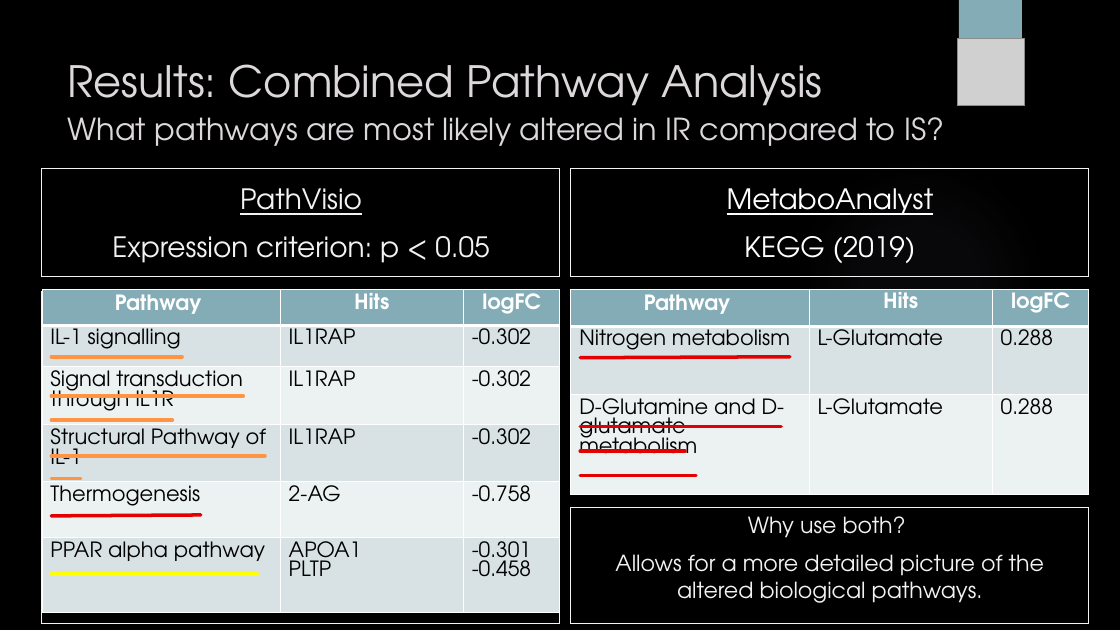
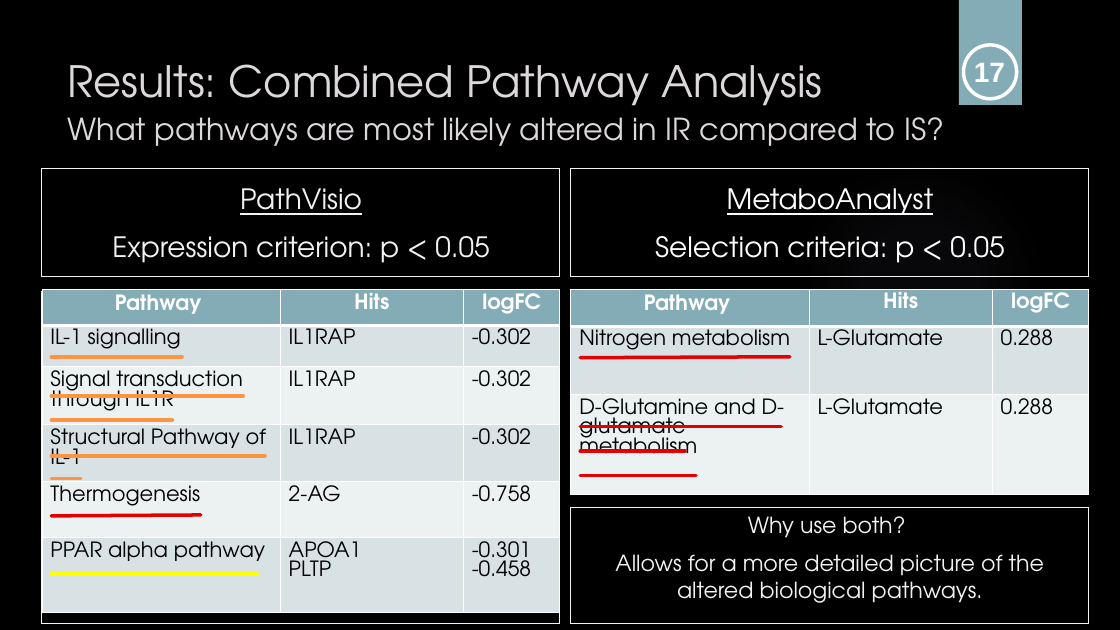
Before and after one commit to sabdeolive/Sabrina_BMS_Bachelor-Internship, a slide deck: slide 27 of Final Presentation.pptx (slide 18 before the commit). Drawn at 1120x630 pixels with LibreOffice and Linux fonts; fonts in the diff are those of the drawing; grey boxes stand for pictures; background and template pictures are left out. Boxes give left, top, right and bottom in pixels: in the first picture for what was removed or moved away, otherwise in the second. Text is boxed around its words. In the diff, an @@ line names an element or a change of style, - is before the commit and + after.

```diff
--- a/Final Presentation.pptx
+++ b/Final Presentation.pptx
@@ picture removed at (x1=958, y1=39, x2=1025, y2=106) @@
@@ ellipse added at (x1=964, y1=45, x2=1017, y2=98), outline #FFFFFF 3 pt @@
@@ text added at (x1=974, y1=63, x2=1005, y2=82), 24 pt, text #FFFFFF, bold @@
+17
@@ text in rectangle at (x1=655, y1=236, x2=1004, y2=263): text changed @@
-KEGG (2019)
+Selection criteria: p < 0.05
```
Also in this commit, not shown: 20 other slides changed, 2 slides added, 1 slide removed.
